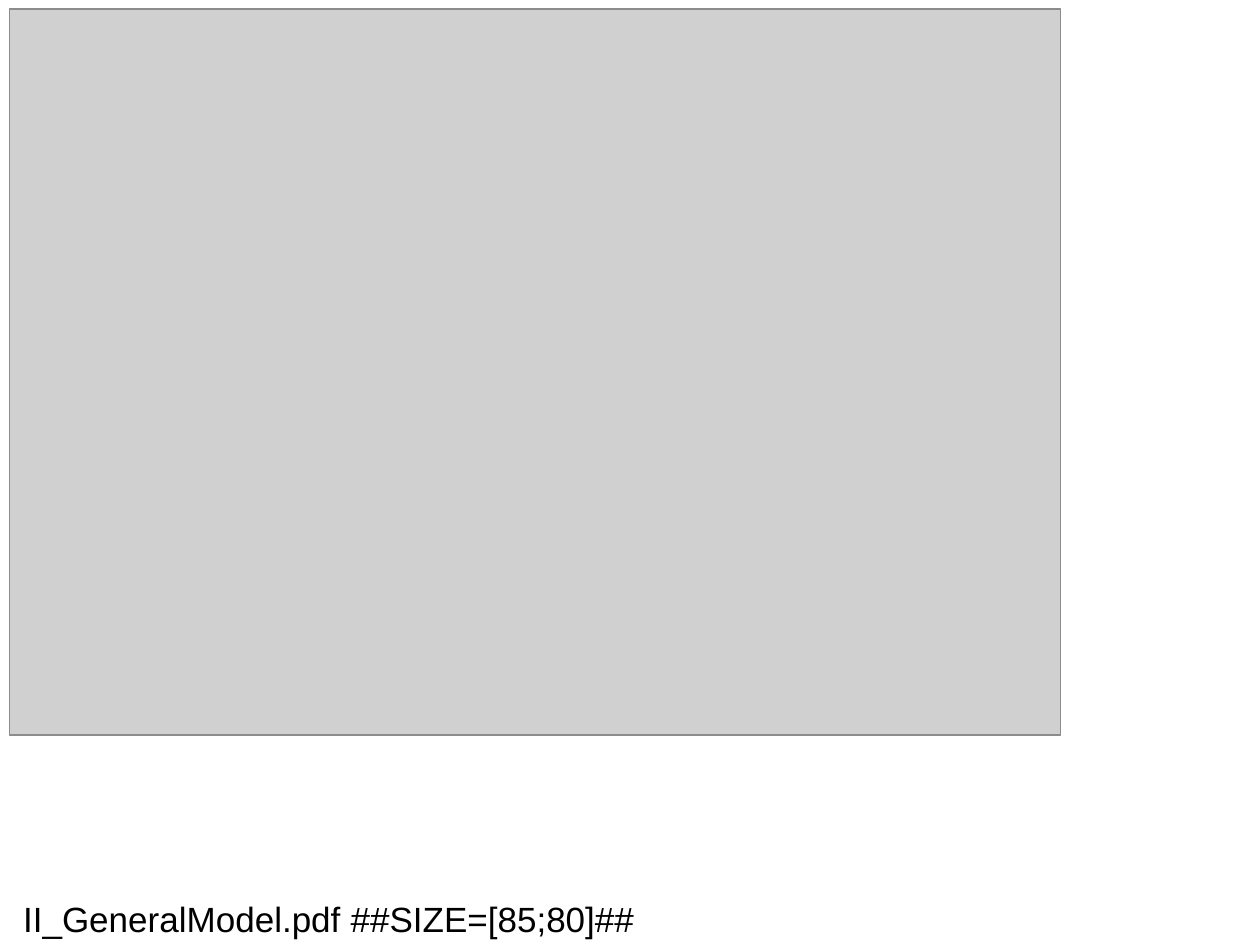
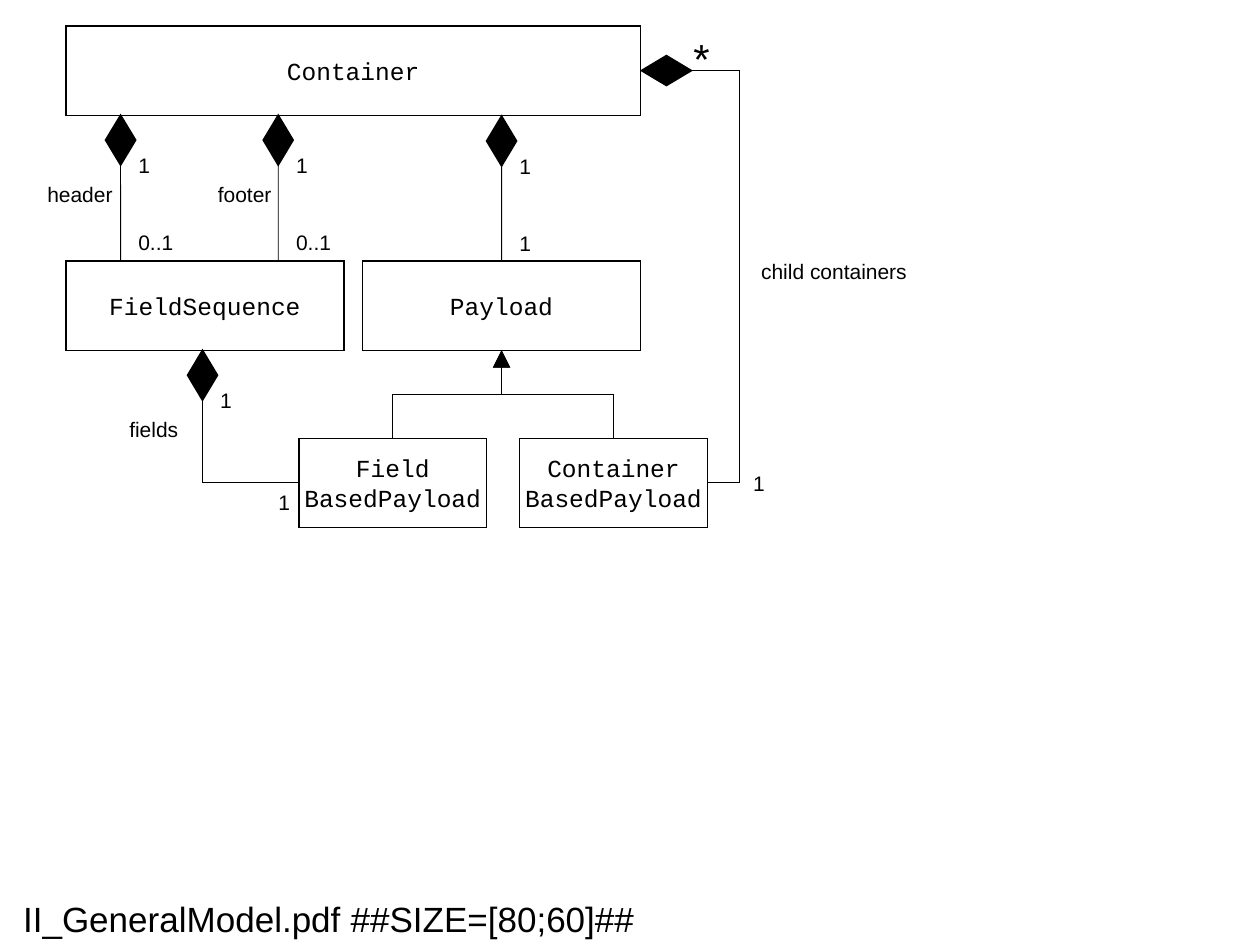
Before and after one commit to jebbard/jMeta, a slide deck: slide 15 of jMetaDocs/DesignConcept/figures/FiguresTotal.ppt. Drawn at 1260x945 pixels with LibreOffice and Linux fonts; fonts in the diff are those of the drawing; grey boxes stand for pictures. Boxes give left, top, right and bottom in pixels: in the first picture for what was removed or moved away, otherwise in the second. Text is boxed around its words. In the diff, an @@ line names an element or a change of style, - is before the commit and + after.

```diff
--- a/jMetaDocs/DesignConcept/figures/FiguresTotal.ppt
+++ b/jMetaDocs/DesignConcept/figures/FiguresTotal.ppt
@@ picture removed at (9, 9, 1060, 735) @@
@@ rectangle added at (66, 26, 640, 116), outline #000000 0.74 pt, 14 pt, text #000000 @@
+Container
@@ group added at (47, 115, 173, 261): 3 texts, 1 diamond, 1 line @@
+1
+0..1
+header
@@ group added at (218, 115, 331, 261): 3 texts, 1 diamond, 1 line @@
+1
+0..1
+footer
@@ group added at (486, 116, 531, 262): 2 texts, 1 diamond, 1 line @@
+1
+1
@@ rectangle added at (66, 261, 344, 350), outline #000000 0.74 pt, 14 pt, text #000000 @@
+FieldSequence
@@ rectangle added at (363, 261, 641, 350), outline #000000 0.74 pt, 14 pt, text #000000 @@
+Payload
@@ group added at (642, 26, 907, 491): 3 texts, 1 diamond, 1 elbow line @@
+1
+*
+child containers
@@ elbow arrow added from (393, 438) to (501, 350), #000000 0.51 pt @@
@@ elbow arrow added from (614, 438) to (501, 350), #000000 0.51 pt @@
@@ group added at (129, 350, 299, 510): 3 texts, 1 diamond, 1 elbow line @@
+1
+1
+fields
@@ rectangle added at (299, 438, 486, 528), outline #000000 0.74 pt, 14 pt, text #000000 @@
+Field
+BasedPayload
@@ rectangle added at (520, 438, 708, 528), outline #000000 0.74 pt, 14 pt, text #000000 @@
+Container
+BasedPayload
@@ title at (23, 906, 634, 939): text changed @@
-II_GeneralModel.pdf ##SIZE=[85;80]##
+II_GeneralModel.pdf ##SIZE=[80;60]##
```
Also in this commit, not shown: 4 other slides changed, 8 other files.
